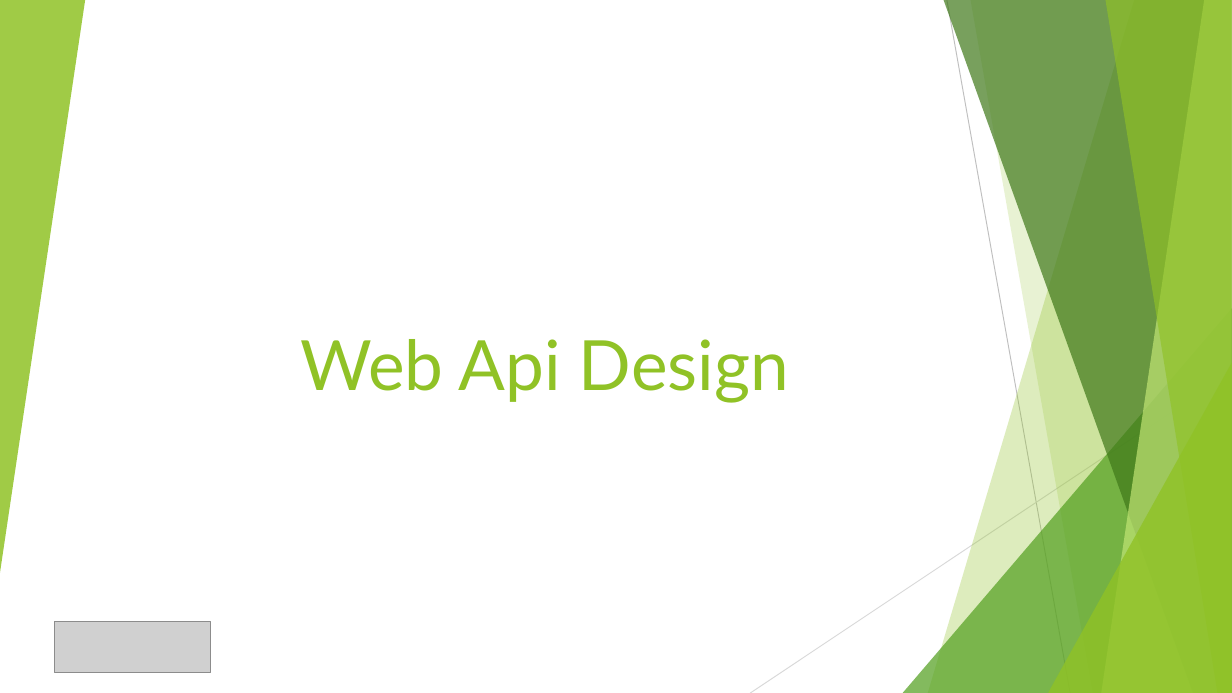
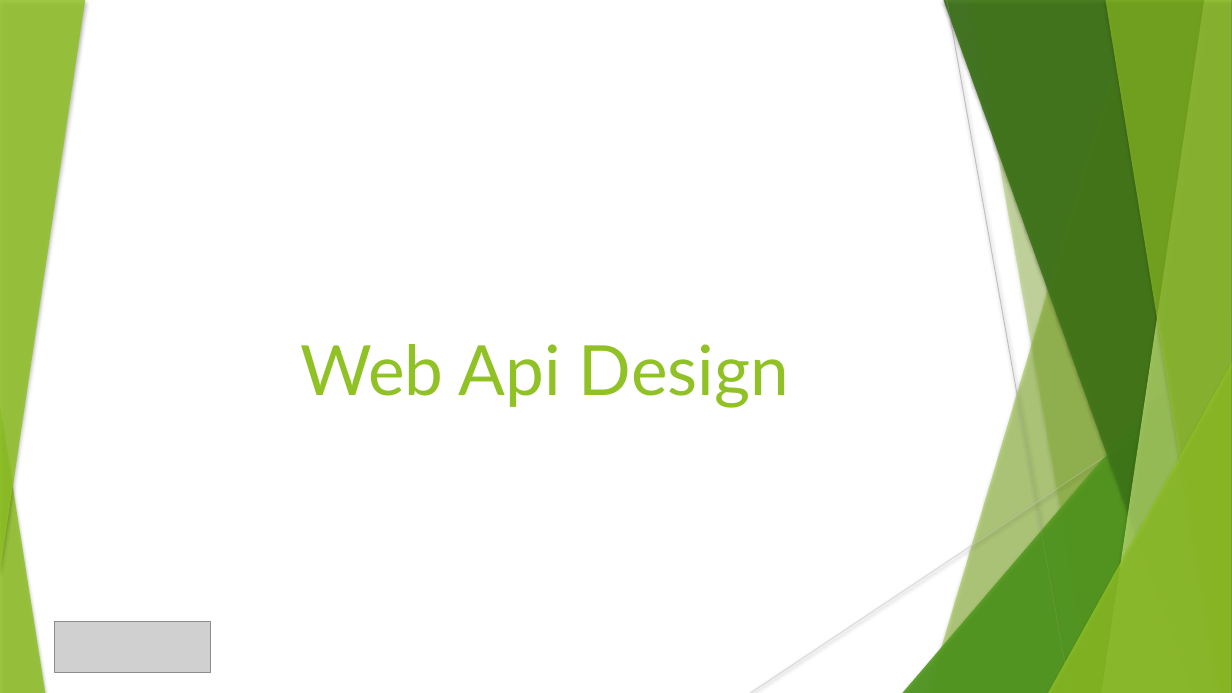
Before and after one commit to crojasaragonez/presentations, a slide deck: slide 1 of web_api_design/web_api_design.pptx. Drawn at 1232x693 pixels with LibreOffice and Linux fonts; fonts in the diff are those of the drawing; grey boxes stand for pictures. Boxes give left, top, right and bottom in pixels: in the first picture for what was removed or moved away, otherwise in the second. Text is boxed around its words. In the diff, an @@ line names an element or a change of style, - is before the commit and + after.

```diff
--- a/web_api_design/web_api_design.pptx
+++ b/web_api_design/web_api_design.pptx
@@ shadow on in 7 elements at <box>928,0,1232,693</box>, <box>903,308,1232,693</box>, <box>944,0,1232,693</box>, <box>1102,0,1232,693</box>, <box>1105,0,1232,693</box>, <box>1048,363,1232,693</box>, <box>0,0,85,573</box> @@
@@ freeform shape at <box>970,0,1232,693</box>: shadow on; outline redrawn @@
@@ title "Web Api Design": place and size @@
-title "Web Api Design" at <box>300,339,789,403</box>
+title "Web Api Design" at <box>300,344,789,408</box>
@@ group added at <box>903,0,1232,693</box>: 5 freeform shapes, 2 triangles @@
@@ triangle added at <box>0,406,45,693</box>, fill #90C226 at 85% opacity @@
```
Also in this commit, not shown: 21 other slides changed.
